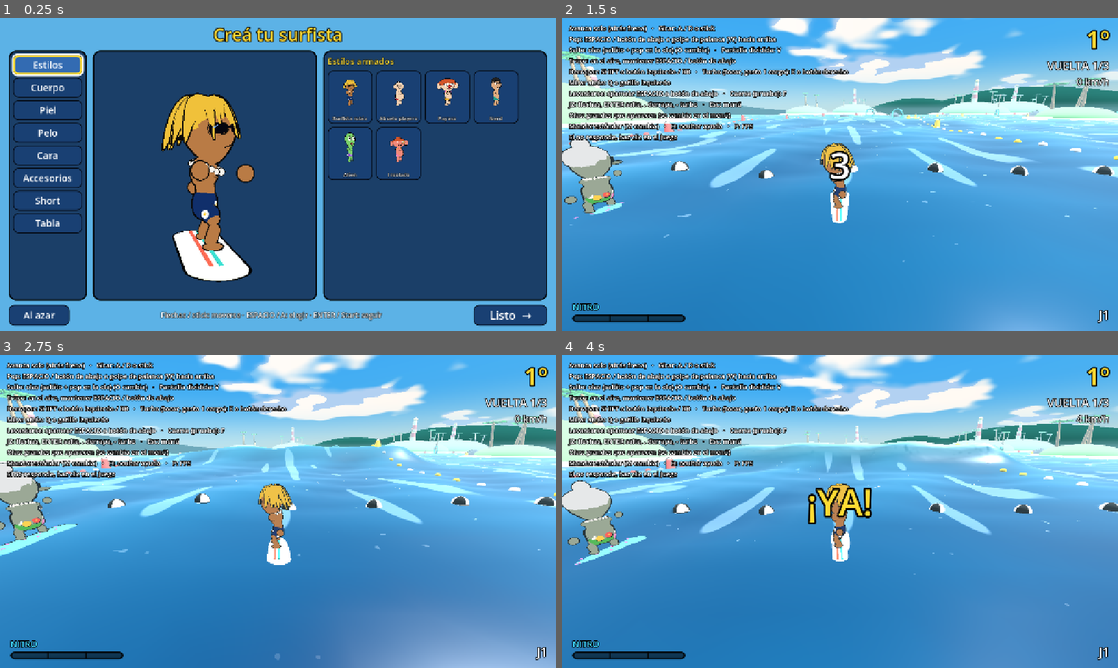
Above: before the commit, frames 1-4 (two rows, left to right).
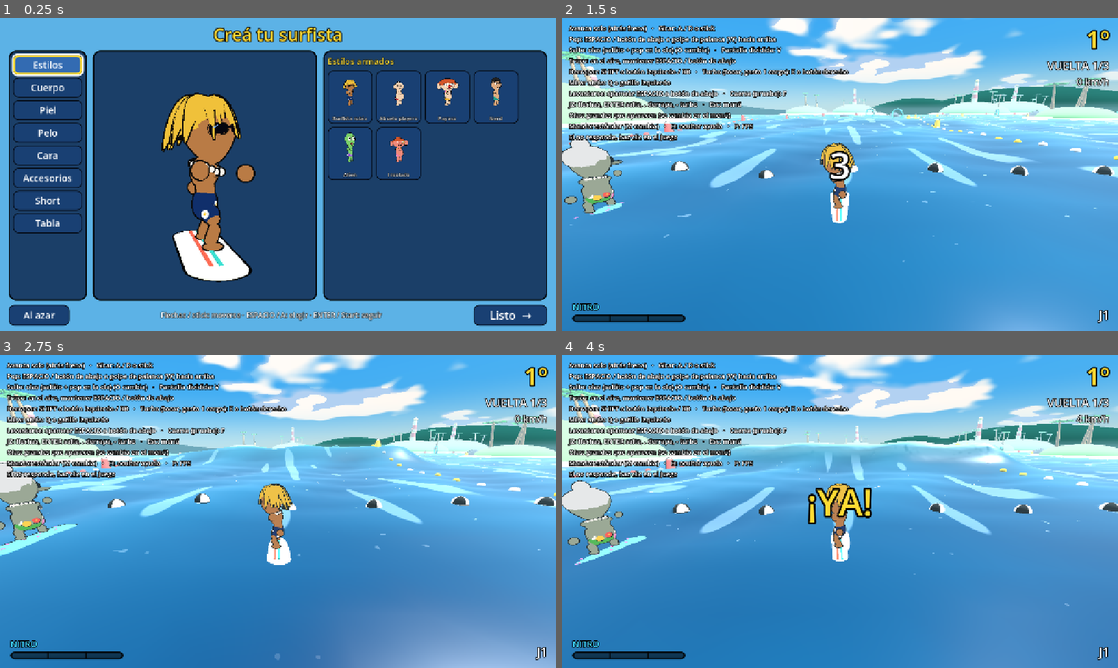
Above: after the commit, the same moments.

Repository: asimplesurfer/simplesurf
Game: Godot game, scene res://ui/menus/character_select.tscn
Same seed, same stepped clock (60 frames per second), same inputs: the game is played once before the commit and once after it. Sound files missing from this copy of the repository are replaced by a short silence.
Inputs (mouse positions are in pixels of both pictures, inside the frame that each line leads up to):
- Up to frame 1 (0.25 s): no input
- Up to frame 2 (1.5 s): tap Enter (ui_accept) at 0.5, 0.77 s; move the mouse to (962, 158) at 0.52 s; hold D (p1_right) 0.53-1.25 s; hold Space (p1_a) 0.53-1.25 s; click (962, 158) at 0.67 s; drag from (728, 190) to (812, 237) at 1.27 s
- Up to frame 3 (2.75 s): move the mouse to (333, 442) at 2.02 s; hold D (p1_right) from 2.03 s (still down); tap Shift (p1_drift) at 2.1 s
- Up to frame 4 (4 s): release D (p1_right) at 2.75 s; drag from (812, 574) to (673, 464) at 2.77 s; move the mouse to (1006, 558) at 3.52 s; hold A (p1_left) from 3.53 s (still down); tap T (p1_storm) at 3.6 s; tap Enter (ui_accept) at 3.77 s

The runs differ from the first frame. In frame 1, 0.3% of the frame differs, in the area x 29-90%, y 20-75%; in frame 2, 0.1%; in frame 3, 0.1%; in frame 4, less than 0.1%.

Commit message:
Contorno de los personajes siempre del mismo grosor
El contorno de cada parte venía armado en el modelo (y cada una con un
grosor distinto), así que al agrandar una parte (la panza, la cabeza...)
su trazo se engordaba. Ahora se arma a partir de la pieza con un solo
grosor medido en el personaje: la pieza crece, el trazo no. Lo mismo para
los accesorios (pelos, ojos, narices...).

Co-Authored-By: Claude Opus 5.5 <noreply@anthropic.com>
Claude-Session: https://claude.ai/code/session_0158oNfJa2g5qsqyuATh8Mjh

Diff:
--- a/characters/avatar_features.gd
+++ b/characters/avatar_features.gd
@@ -11,10 +11,8 @@
 ## de cabeza": (1, 1, 1) es el borde de la esfera; +Z es la cara.
 
 ## Grosor del contorno de los detalles (más fino que el del cuerpo).
-const OUTLINE := 0.02
 ## Distancia a la cámara (m) desde la que no se dibujan los detalles.
 const FAR_HIDE := 28.0
-const OUTLINE_SHADER := preload("res://assets/shaders/outline.gdshader")
 const BLACK := Color(0.05, 0.05, 0.06)
 const WHITE := Color(0.98, 0.98, 0.96)
 
@@ -25,6 +23,10 @@
 var _ring: TorusMesh
 var _ring_thick: TorusMesh
 var _materials: Dictionary = {}
+## Raíz del personaje (la pone SurferKit): el contorno se mide ahí, así tiene
+## el mismo grosor que el del cuerpo aunque la cabeza esté agrandada.
+var char_root: Node3D
+var _outline_mat: StandardMaterial3D
 ## Vértices de cada malla base (se transforman y se copian a la malla del grupo).
 var _source: Dictionary = {}
 ## Malla en armado: outline (bool) -> {verts, normals, colors, indices}.
@@ -440,10 +442,23 @@
 		arrays[Mesh.ARRAY_INDEX] = b.indices
 		var mesh := ArrayMesh.new()
 		mesh.add_surface_from_arrays(Mesh.PRIMITIVE_TRIANGLES, arrays)
+		if outline:
+			# Contorno: casco invertido con el grosor de todo el personaje.
+			var hull := [PackedVector3Array(), PackedVector3Array(), PackedInt32Array()]
+			SurferKit.append_hull(
+				hull, b.verts, b.normals, b.indices, _to_char(_group), SurferKit.OUTLINE_WIDTH
+			)
+			var hull_arrays := []
+			hull_arrays.resize(Mesh.ARRAY_MAX)
+			hull_arrays[Mesh.ARRAY_VERTEX] = hull[0]
+			hull_arrays[Mesh.ARRAY_NORMAL] = hull[1]
+			hull_arrays[Mesh.ARRAY_INDEX] = hull[2]
+			mesh.add_surface_from_arrays(Mesh.PRIMITIVE_TRIANGLES, hull_arrays)
+			mesh.surface_set_material(1, _hull_material())
 		var mi := MeshInstance3D.new()
 		mi.name = "Outlined" if outline else "Plain"
 		mi.mesh = mesh
-		mi.material_override = _material(outline)
+		mesh.surface_set_material(0, _material(outline))
 		mi.cast_shadow = GeometryInstance3D.SHADOW_CASTING_SETTING_OFF
 		# De lejos los detalles no se distinguen: no se dibujan.
 		mi.visibility_range_end = FAR_HIDE
@@ -458,10 +473,24 @@
 	var m := StandardMaterial3D.new()
 	m.shading_mode = BaseMaterial3D.SHADING_MODE_UNSHADED
 	m.vertex_color_use_as_albedo = true
-	if outline:
-		var o := ShaderMaterial.new()
-		o.shader = OUTLINE_SHADER
-		o.set_shader_parameter("outline_width", OUTLINE)
-		m.next_pass = o
 	_materials[outline] = m
 	return m
+
+
+func _hull_material() -> StandardMaterial3D:
+	if _outline_mat == null:
+		_outline_mat = StandardMaterial3D.new()
+		_outline_mat.shading_mode = BaseMaterial3D.SHADING_MODE_UNSHADED
+		_outline_mat.albedo_color = Color.BLACK
+	return _outline_mat
+
+
+## Del espacio del grupo al del personaje (con la escala de la cabeza, etc.).
+func _to_char(node: Node3D) -> Basis:
+	var b := Basis.IDENTITY
+	var n: Node = node
+	while n != null and n != char_root:
+		if n is Node3D:
+			b = (n as Node3D).basis * b
+		n = n.get_parent()
+	return b
--- a/characters/surfer_kit.gd
+++ b/characters/surfer_kit.gd
@@ -41,6 +41,11 @@
 const FACE_LOCAL := Vector3(0.0, 0.1, 0.45)
 ## Medio tamaño del pecho y de la cadera del modelo (para ubicar collares y estampados).
 const CHEST_RADII := Vector3(0.426, 0.326, 0.276)
+## Grosor del contorno, igual en todo el cuerpo y en todos los accesorios, sea
+## cual sea el tamaño de cada parte (como en pixel art: un solo grosor de trazo).
+## Se mide en el espacio del personaje: agrandar la panza o la cabeza no lo
+## engorda.
+const OUTLINE_WIDTH := 0.025
 const HIPS_RADII := Vector3(0.321, 0.326, 0.246)
 
 var character: Node3D
@@ -105,6 +110,7 @@
 		_parts[id] = nodes
 	head = character.find_child("Head", false, false) as Node3D
 	# Accesorios armados (pelo, ojos, nariz, boca, orejas, collar, estampado).
+	features.char_root = character
 	var head_group := _group(head, "HeadFeatures")
 	var hair_group := _group(hair_rig, "HairFeatures")
 	hair_group.position = -HAIR_PIVOT
@@ -399,12 +405,19 @@
 ## con las posiciones relativas a `part`, y borra las piezas sueltas.
 func _bake(part: Node3D) -> void:
 	var batches := {}
+	# De la parte al personaje (con la escala de las barras: cabeza, panza...).
+	var to_char := _relative(part, character).basis
 	for mi in part.find_children("*", "MeshInstance3D", true, false):
 		var inst := mi as MeshInstance3D
 		if _inside_rig(inst, part):
 			continue
 		var mat := inst.mesh.surface_get_material(0) as BaseMaterial3D
 		var key := mat.resource_name if mat else "skin"
+		# El contorno del modelo no se usa tal cual (se agrandaría con la pieza):
+		# se vuelve a armar abajo a partir de la pieza, con el grosor de siempre.
+		if key == "outline":
+			continue
+		var outlined := _has_outline(inst)
 		var xf := _relative(inst, part)
 		var nb := xf.basis.inverse().transposed()
 		var arrays := inst.mesh.surface_get_arrays(0)
@@ -429,6 +442,17 @@
 				b[2].append_array([base + indices[t], base + indices[t + 2], base + indices[t + 1]])
 			else:
 				b[2].append_array([base + indices[t], base + indices[t + 1], base + indices[t + 2]])
+		if outlined:
+			if not batches.has("outline"):
+				batches["outline"] = [PackedVector3Array(), PackedVector3Array(), PackedInt32Array()]
+			var ob: Array = batches["outline"]
+			var count := verts.size()
+			var part_verts := (b[0] as PackedVector3Array).slice(base, base + count)
+			var part_normals := (b[1] as PackedVector3Array).slice(base, base + count)
+			var part_indices := (b[2] as PackedInt32Array).slice(b[2].size() - indices.size())
+			for t in part_indices.size():
+				part_indices[t] -= base
+			append_hull(ob, part_verts, part_normals, part_indices, to_char, OUTLINE_WIDTH)
 	for c in part.get_children():
 		if c == hair_rig or c == necklace_rig:
 			continue
@@ -451,6 +475,35 @@
 	part.add_child(out)
 
 
+## true si la pieza tenía contorno en el modelo original (una malla "_outline"
+## al lado de la "_fill").
+func _has_outline(inst: MeshInstance3D) -> bool:
+	var n := String(inst.name)
+	if not n.ends_with("_fill"):
+		return false
+	return inst.get_parent().has_node(n.replace("_fill", "_outline"))
+
+
+## Contorno estilo "casco invertido" de una malla: la misma malla inflada por sus
+## normales, con los triángulos dados vuelta (se ve solo por dentro, detrás de la
+## pieza). `to_char` lleva del espacio de la malla al del personaje: el inflado
+## mide `width` en el personaje, así el trazo es igual de grueso aunque la pieza
+## esté estirada o agrandada. Se agrega a `batch` ([verts, normals, indices]).
+static func append_hull(
+	batch: Array, verts: PackedVector3Array, normals: PackedVector3Array,
+	indices: PackedInt32Array, to_char: Basis, width: float
+) -> void:
+	var inv := to_char.inverse()
+	var normal_to_char := inv.transposed()
+	var base := (batch[0] as PackedVector3Array).size()
+	for i in verts.size():
+		var n_char := (normal_to_char * normals[i]).normalized()
+		batch[0].append(verts[i] + inv * (n_char * width))
+		batch[1].append(normals[i])
+	for t in range(0, indices.size(), 3):
+		batch[2].append_array([base + indices[t], base + indices[t + 2], base + indices[t + 1]])
+
+
 ## Crea un nodo colgando de `pivot` dentro de `parent` y le pasa las partes
 ## cuyos nombres empiezan con alguno de `prefixes` (manteniendo su lugar).
 func _rig(parent: Node3D, rig_name: String, pivot: Vector3, prefixes: Array) -> Node3D:
--- a/tests/run_tests.gd
+++ b/tests/run_tests.gd
@@ -147,6 +147,7 @@
 	await _test_atoll()
 	await _test_sandbox()
 	await _test_trick_counter()
+	_test_outline_width()
 	_finish()
 
 
@@ -2160,6 +2161,41 @@
 	await process_frame
 
 
+## El contorno mide siempre lo mismo, aunque la pieza esté estirada o agrandada.
+func _test_outline_width() -> void:
+	print("Contorno parejo:")
+	var sphere := SphereMesh.new()
+	var arr := sphere.get_mesh_arrays()
+	var verts: PackedVector3Array = arr[Mesh.ARRAY_VERTEX]
+	var normals: PackedVector3Array = arr[Mesh.ARRAY_NORMAL]
+	var indices: PackedInt32Array = arr[Mesh.ARRAY_INDEX]
+	var worst := 0.0
+	for scale in [Vector3.ONE, Vector3(2.2, 1.4, 2.7), Vector3(0.4, 0.4, 0.4)]:
+		var to_char := Basis.from_scale(scale) * Basis(Vector3.UP, 0.7)
+		var hull := [PackedVector3Array(), PackedVector3Array(), PackedInt32Array()]
+		SurferKit.append_hull(hull, verts, normals, indices, to_char, SurferKit.OUTLINE_WIDTH)
+		for i in range(0, verts.size(), 7):
+			var gap := (to_char * (hull[0] as PackedVector3Array)[i]).distance_to(to_char * verts[i])
+			worst = maxf(worst, absf(gap - SurferKit.OUTLINE_WIDTH))
+	_check(worst < 0.002, "el trazo tiene el mismo grosor en piezas chicas, grandes y estiradas (error %.4f)" % worst)
+	# Un personaje gordo y cabezón: todo su contorno sale del mismo grosor.
+	var d := CharacterData.new()
+	d.weight = 1.0
+	d.head_size = 1.0
+	var a := Avatar.new()
+	a.data = d
+	root.add_child(a)
+	var outlines := 0
+	for mi in a.find_children("*", "MeshInstance3D", true, false):
+		var mesh := (mi as MeshInstance3D).mesh
+		for k in mesh.get_surface_count():
+			var m := mesh.surface_get_material(k) as BaseMaterial3D
+			if m and m.albedo_color.v < 0.15 and m.shading_mode == BaseMaterial3D.SHADING_MODE_UNSHADED and mesh.surface_get_arrays(k)[Mesh.ARRAY_VERTEX].size() > 30:
+				outlines += 1
+	_check(outlines > 5, "el personaje tiene sus contornos (%d)" % outlines)
+	a.queue_free()
+
+
 func _finish() -> void:
 	print("")
 	if _failures.is_empty():
